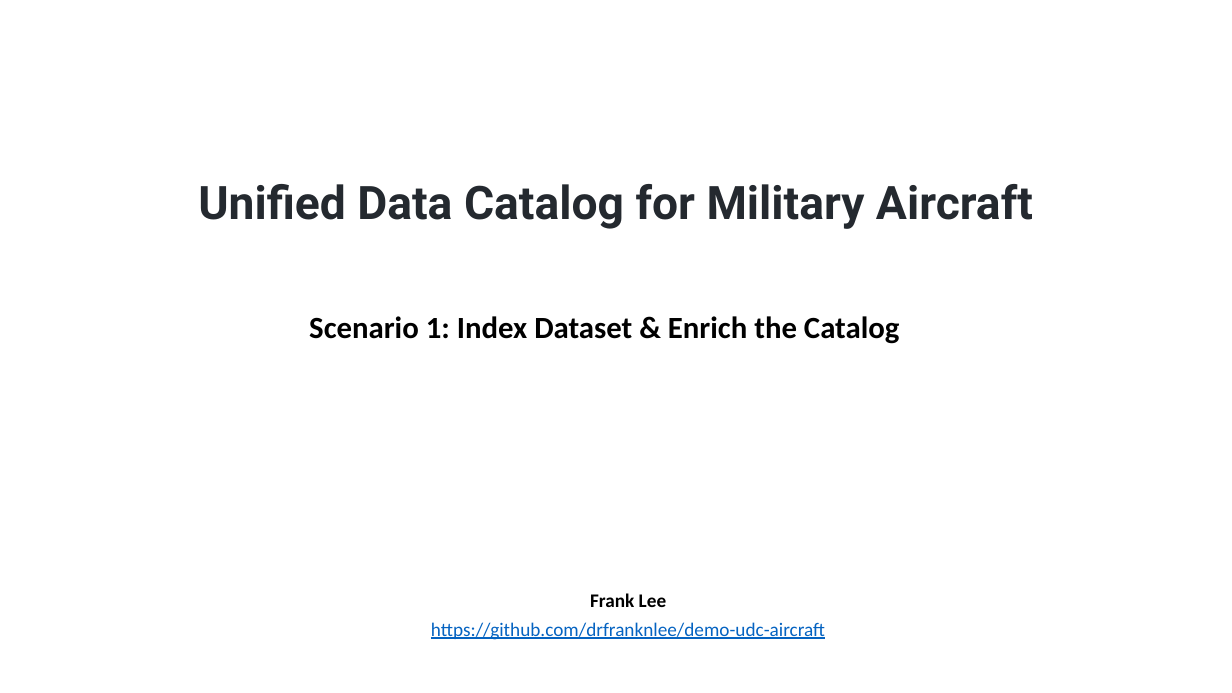
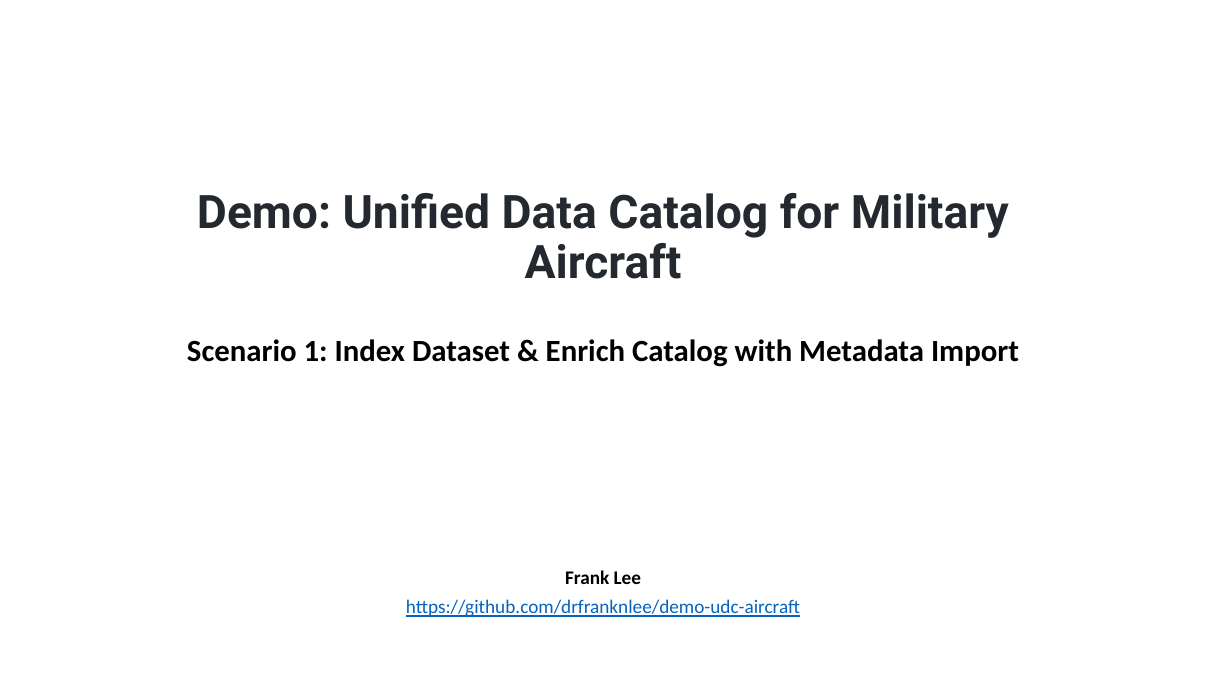
Before and after one commit to drfranknlee/udc-for-image-analytics, a slide deck: slide 1 of set-T101389/recording/T101389-Scenario1-v20210920.pptx. Drawn at 1232x693 pixels with LibreOffice and Linux fonts; fonts in the diff are those of the drawing. Boxes give left, top, right and bottom in pixels: in the first picture for what was removed or moved away, otherwise in the second. Text is boxed around its words. In the diff, an @@ line names an element or a change of style, - is before the commit and + after.

Commit message:
splitting into scenarios

```diff
--- a/set-T101389/recording/T101389-Scenario1-v20210920.pptx
+++ b/set-T101389/recording/T101389-Scenario1-v20210920.pptx
@@ title at <box>197,193,1009,279</box>: text changed @@
-Unified Data Catalog for Military Aircraft
+Demo: Unified Data Catalog for Military Aircraft
@@ text at <box>187,339,1019,367</box>: text changed @@
-Scenario 1: Index Dataset & Enrich the Catalog
+Scenario 1: Index Dataset & Enrich Catalog with Metadata Import
@@ subtitle "Frank Lee": place and size @@
-subtitle "Frank Lee" at <box>431,593,825,640</box>
+subtitle "Frank Lee" at <box>406,570,800,617</box>
```
Also in this commit, not shown: 3 other files.
